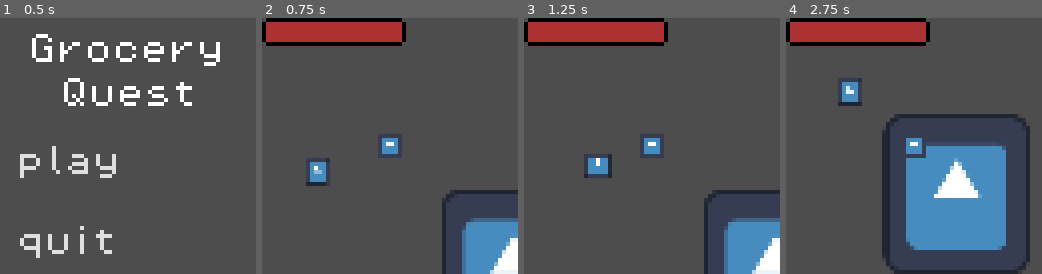
Above: before the commit, frames 1-4 (left to right).
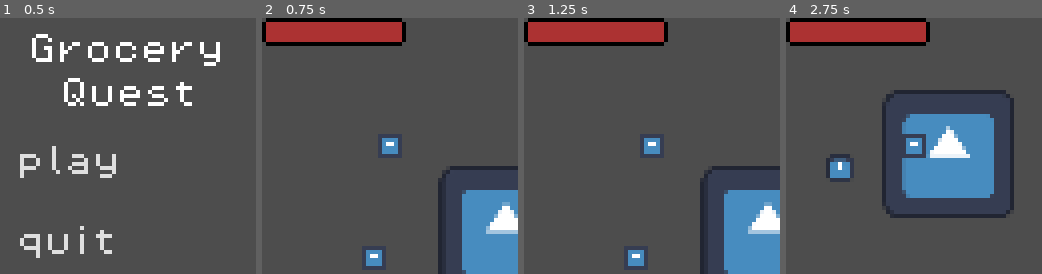
Above: after the commit, the same moments.

Repository: GaetanoRe/GroceryQuest
Game: Godot game, scene res://scenes/UI/main_menu.tscn
The game is run twice, just before and just after one commit, with the same random seed, the same clock (stepped at 60 frames per second) and the same inputs. The engine's default icon, where the game draws it, is replaced by a stand-in: a white triangle on a blue panel in a dark square.
Inputs:
- Up to frame 1 (0.5 s): no input
- Up to frame 2 (0.75 s): click "play" at 0.5 s
- Up to frame 3 (1.25 s): no input
- Up to frame 4 (2.75 s): hold D (walk_right) 1.28-2.03 s; hold S (walk_down) from 2.03 s (still down)

Frame 1 is identical in both runs. In frame 2, 6.9% of the frame differs, in the area x 17-100%, y 54-100%; in frame 3, 7.1%; in frame 4, 22%, in the area x 15-96%, y 23-100%.

Commit message:
Made a great start for room generation

Diff:
--- a/scenes/generation_scenes/a_1.tscn
+++ b/scenes/generation_scenes/a_1.tscn
@@ -1,8 +1,16 @@
-[gd_scene load_steps=3 format=3 uid="uid://c6t20y021nmvb"]
+[gd_scene load_steps=4 format=3 uid="uid://c6t20y021nmvb"]
 
 [ext_resource type="Script" path="res://scripts/rooms/room.gd" id="1_twqhp"]
-[ext_resource type="Resource" uid="uid://de00ak8r2ut00" path="res://resources/gen_data/room_data.tres" id="2_4yfks"]
+[ext_resource type="Texture2D" uid="uid://cmr1yfws58ofn" path="res://icon.svg" id="2_f2kdu"]
+[ext_resource type="PackedScene" uid="uid://chsj7f8vcnqds" path="res://scenes/enemy.tscn" id="4_f7lqy"]
 
 [node name="A1" type="Node2D"]
 script = ExtResource("1_twqhp")
-room_data = ExtResource("2_4yfks")
+
+[node name="Icon" type="Sprite2D" parent="."]
+position = Vector2(29, 21)
+scale = Vector2(0.257813, 0.25)
+texture = ExtResource("2_f2kdu")
+
+[node name="Enemy" parent="." instance=ExtResource("4_f7lqy")]
+position = Vector2(-4, 28)
--- a/scenes/generation_scenes/world.tscn
+++ b/scenes/generation_scenes/world.tscn
@@ -1,19 +1,9 @@
-[gd_scene load_steps=5 format=3 uid="uid://wq2f26vs7flm"]
+[gd_scene load_steps=3 format=3 uid="uid://wq2f26vs7flm"]
 
-[ext_resource type="Texture2D" uid="uid://cmr1yfws58ofn" path="res://icon.svg" id="1_6n63g"]
 [ext_resource type="Script" path="res://scripts/world.gd" id="1_lueyd"]
-[ext_resource type="PackedScene" uid="uid://chsj7f8vcnqds" path="res://scenes/enemy.tscn" id="3_bkeyj"]
-[ext_resource type="PackedScene" uid="uid://bilijqk4xkux4" path="res://scenes/player/player.tscn" id="4_ou7e4"]
+[ext_resource type="PackedScene" uid="uid://c6t20y021nmvb" path="res://scenes/generation_scenes/a_1.tscn" id="2_nrn4s"]
 
 [node name="World" type="Node2D" groups=["world"]]
 script = ExtResource("1_lueyd")
 
-[node name="Icon" type="Sprite2D" parent="."]
-position = Vector2(31, 31)
-scale = Vector2(0.285156, 0.3125)
-texture = ExtResource("1_6n63g")
-
-[node name="Enemy" parent="." instance=ExtResource("3_bkeyj")]
-position = Vector2(-20, 7)
-
-[node name="Player" parent="." instance=ExtResource("4_ou7e4")]
+[node name="A1" parent="." groups=["room"] instance=ExtResource("2_nrn4s")]
--- /dev/null
+++ b/scenes/keymaster.tscn
@@ -0,0 +1,3 @@
+[gd_scene format=3 uid="uid://ctvmtep3edk17"]
+
+[node name="Keymaster" type="Node"]
--- a/scenes/main_scene.tscn
+++ b/scenes/main_scene.tscn
@@ -1,8 +1,9 @@
-[gd_scene load_steps=4 format=3 uid="uid://cd7ecr112ptl3"]
+[gd_scene load_steps=5 format=3 uid="uid://cd7ecr112ptl3"]
 
 [ext_resource type="Script" path="res://scripts/main_scene.gd" id="1_l64jn"]
 [ext_resource type="PackedScene" uid="uid://wq2f26vs7flm" path="res://scenes/generation_scenes/world.tscn" id="2_b81no"]
 [ext_resource type="PackedScene" uid="uid://dbdj3lxxu5qb1" path="res://scenes/UI/ui.tscn" id="3_2vev7"]
+[ext_resource type="PackedScene" uid="uid://ctvmtep3edk17" path="res://scenes/keymaster.tscn" id="4_ov1qd"]
 
 [node name="MainScene" type="Node"]
 script = ExtResource("1_l64jn")
@@ -10,3 +11,5 @@
 [node name="World" parent="." instance=ExtResource("2_b81no")]
 
 [node name="UI" parent="." instance=ExtResource("3_2vev7")]
+
+[node name="Keymaster" parent="." instance=ExtResource("4_ov1qd")]
--- a/scripts/rooms/room.gd
+++ b/scripts/rooms/room.gd
@@ -4,8 +4,60 @@
 
 var type
 var room_name
+@export var floor = 1
+@export var room_north : PackedScene
+@export var room_south : PackedScene
+@export var room_east : PackedScene
+@export var room_west : PackedScene
 
-@export var room_data : Resource
+signal entered_north
+signal entered_south
+signal entered_east
+signal entered_west
+
+
+var item_taken : bool = false
+
+var room_data : Resource
 
 func _ready():
-	pass
+	type = 0
+
+
+
+func save_room():
+	room_data = RoomData.new()
+	room_data.name = self.name
+	room_data.floor = floor
+	room_data.room_type = type
+	room_data.room_north = room_north
+	room_data.room_south = room_south
+	room_data.room_east = room_east
+	room_data.room_west = room_west
+	var path = "res://resources/saved_floors/" + self.name + ".tres"
+	ResourceSaver.save(room_data, path)
+
+func load_room():
+	if(room_data != null):
+		var loaded_room = load("res://resources/saved_floors/" + self.name + ".tres")
+		floor = loaded_room.floor
+		type = loaded_room.type
+		room_north = loaded_room.room_north
+		room_south = loaded_room.room_south
+		room_east = loaded_room.room_east
+		room_west = loaded_room.room_west
+		room_name = loaded_room.name
+	else:
+		print("ERROR: ROOM CANNOT BE LOADED")
+
+
+func load_new_room(dir : String):
+	var dir_low = dir.to_lower()
+	if(dir_low == "north"):
+		entered_north.emit()
+	if(dir_low == "south"):
+		entered_south.emit()
+	if(dir_low == "east"):
+		entered_east.emit()
+	if(dir_low == "west"):
+		entered_west.emit()
--- a/scripts/rooms/room_data.gd
+++ b/scripts/rooms/room_data.gd
@@ -3,11 +3,12 @@
 
 class_name RoomData
 
-enum room_type {Regular, Item, Passage}
+enum room_type {Regular, Item , Switch ,Passage}
 
 # Name of room
 @export var name : String
 @export var type : room_type
+@export var floor : int
 
 # References to rooms adjacent to this one
 @export var room_north : PackedScene
@@ -15,7 +16,14 @@
 @export var room_east : PackedScene
 @export var room_west : PackedScene
 
-# Room Specific Variables
-@export var room_pos : Vector2
-@export var room_length : float
-@export var room_width : float
+# Room Specific data
+
+# Item and Passage
+@export var has_item : bool
+@export var item_taken : bool
+
+# Switch
+@export var switch_activated : bool
+
+#Passage
+@export var boss_defeated : bool
--- a/scripts/world.gd
+++ b/scripts/world.gd
@@ -3,10 +3,31 @@
 
 class_name World
 
-#func _ready():
-	#var player_scene = load("res://scenes/player/player.tscn")
-	#var player = player_scene.instantiate()
-	#add_child(player)
-	#var enemy_scene = load("res://scenes/enemy.tscn")
-	#var enemy = enemy_scene.instantiate()
-	#add_child(enemy)
+@export var curr_room : Room
+var player
+
+func _ready():
+	spawn_player()
+	curr_room = get_tree().get_first_node_in_group("room")
+	curr_room.entered_north.connect(change_room_scene_north)
+	curr_room.entered_south.connect(change_room_scene_south)
+	curr_room.entered_east.connect(change_room_scene_east)
+	curr_room.entered_west.connect(change_room_scene_west)
+
+
+func change_room_scene_north():
+	pass
+
+func change_room_scene_south():
+	pass
+
+func change_room_scene_east():
+	pass
+
+func change_room_scene_west():
+	pass
+
+func spawn_player():
+	var player_scene = load("res://scenes/player/player.tscn")
+	player = player_scene.instantiate()
+	add_child(player)
